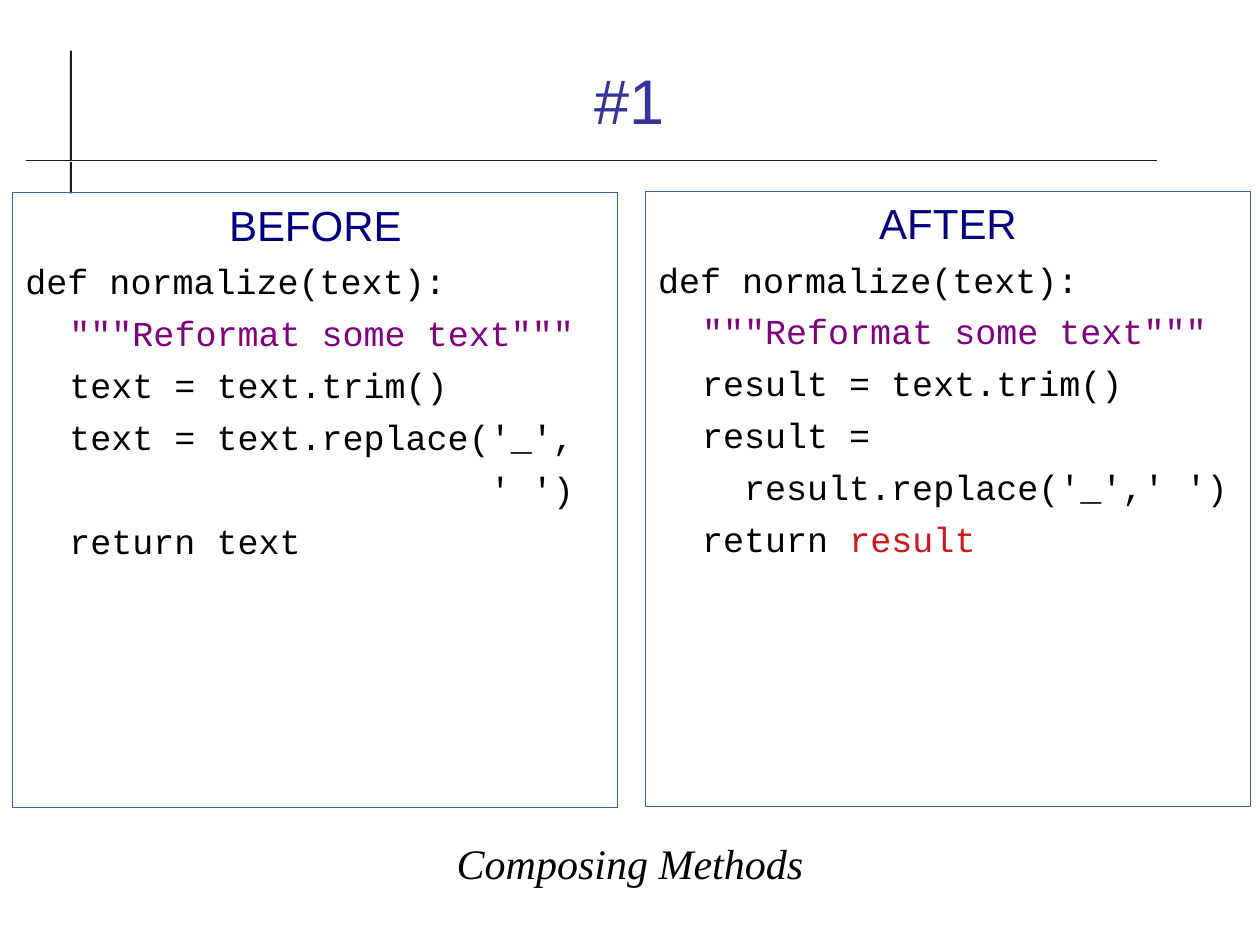
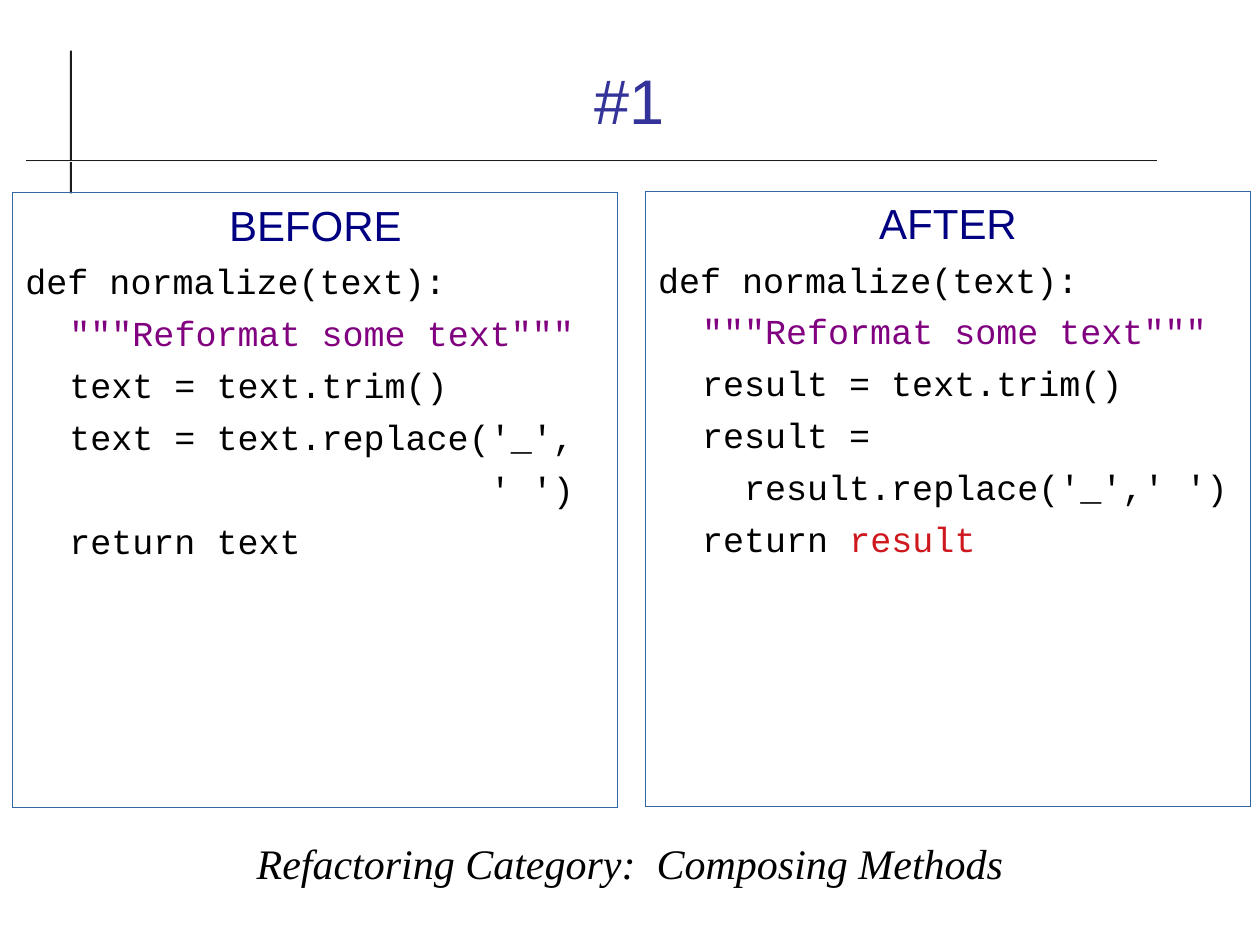
Before and after one commit to cpske/ISP, a slide deck: slide 2 of refactoring/Refactoring-Review.odp. Drawn at 1260x945 pixels with LibreOffice and Linux fonts; fonts in the diff are those of the drawing. Boxes give left, top, right and bottom in pixels: in the first picture for what was removed or moved away, otherwise in the second. Text is boxed around its words. In the diff, an @@ line names an element or a change of style, - is before the commit and + after.

Commit message:
update instructions for refactoring

```diff
--- a/refactoring/Refactoring-Review.odp
+++ b/refactoring/Refactoring-Review.odp
@@ text at [257,849,1003,888]: text changed @@
-Composing Methods
+Refactoring Category: Composing Methods
```
Also in this commit, not shown: 1 other slide changed, 1 other file.
